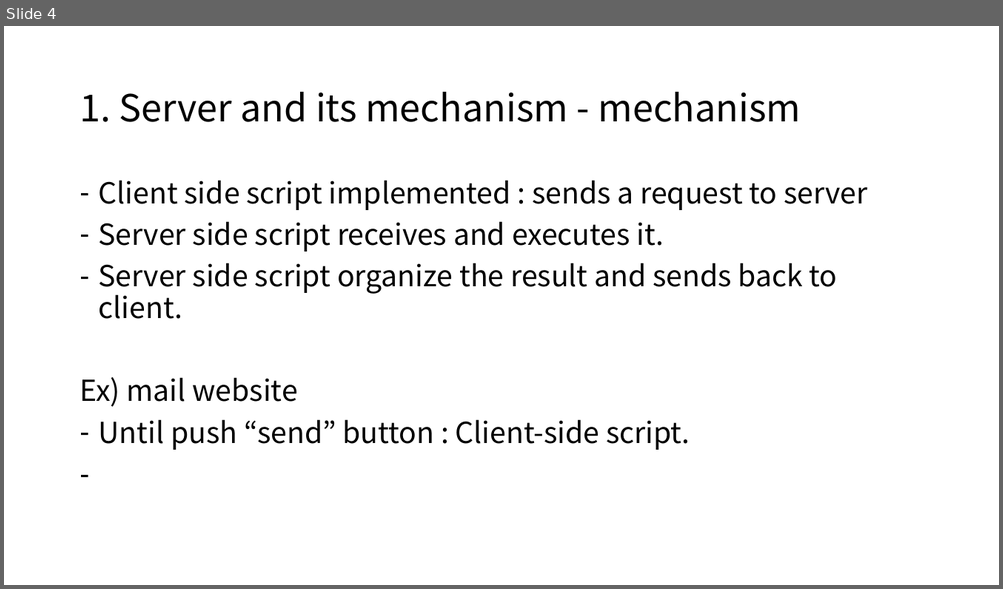
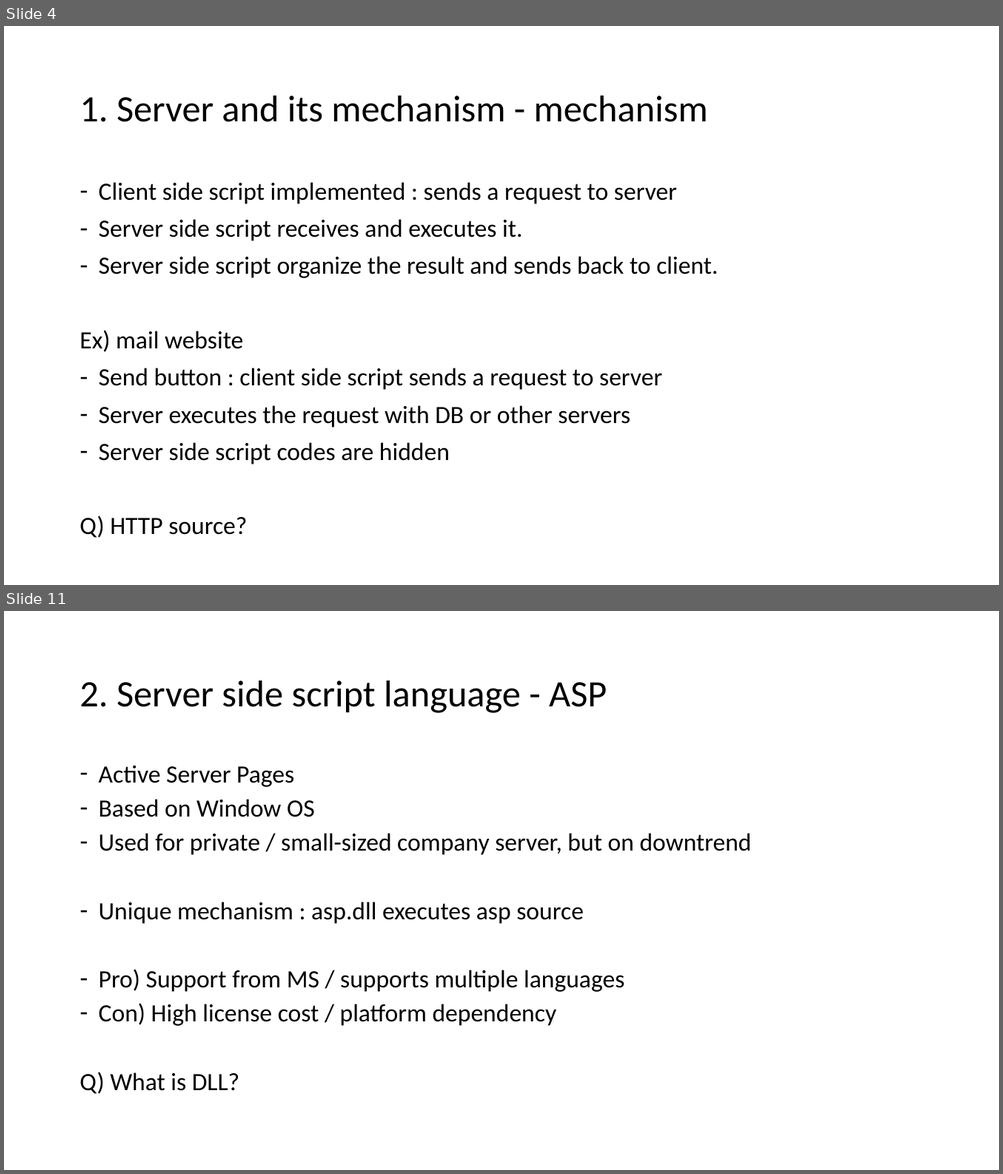
Before and after one commit to GanziDaeyong/self.seminar, a slide deck: SelfSeminar_2_ServerAndServerLanguage.pptx. Shown one above the other, each under a label of ours: slide 4 before the commit, slides 4 and 11 after it; the slides between them are not shown. The pictures are 1003x589 and 1003x1174 pixels, drawn with LibreOffice and Linux fonts; fonts in the diff are those of the drawing. Boxes give left, top, right and bottom in pixels: in the first picture for what was removed or moved away, otherwise in the second. Text is boxed around its words. In the diff, an @@ line names an element or a change of style, - is before the commit and + after.

```diff
--- a/SelfSeminar_2_ServerAndServerLanguage.pptx
+++ b/SelfSeminar_2_ServerAndServerLanguage.pptx
@@ slide 11 added at (4, 611, 999, 1170), background #FFFFFF @@
@@ title added at (79, 681, 606, 713), 36 pt, text #000000 @@
+2. Server side script language - ASP
@@ text added at (79, 765, 751, 1094), 24 pt, text #000000 @@
+– Active Server Pages
+– Based on Window OS
+– Used for private / small-sized company server, but on downtrend
+– Unique mechanism : asp.dll executes asp source
+– Pro) Support from MS / supports multiple languages
+– Con) High license cost / platform dependency
+Q) What is DLL?
@@ slide 4 changed as well @@
@@ title "1. Server and its mechanism ..." at (79, 96, 708, 122): font Noto Sans CJK KR to Calibri @@
@@ text at (79, 182, 717, 352): size 28 to 24 pt, font Noto Sans CJK KR to Calibri in "Client side script implemented : sends a ...", "Server side script receives and executes it.", "Server side script organize the result and ...", "Ex) mail website" @@
@@ text at (79, 368, 662, 538): text changed; size 28 to 24 pt; font Noto Sans CJK KR to Calibri @@
-– Until push “send” button : Client-side script.
+– Send button : client side script sends a request to server
+– Server executes the request with DB or other servers
+– Server side script codes are hidden
+Q) HTTP source?
```
Also in this commit, not shown: 3 other slides changed, 17 other slides added, 5 slides removed, 2 other files.
